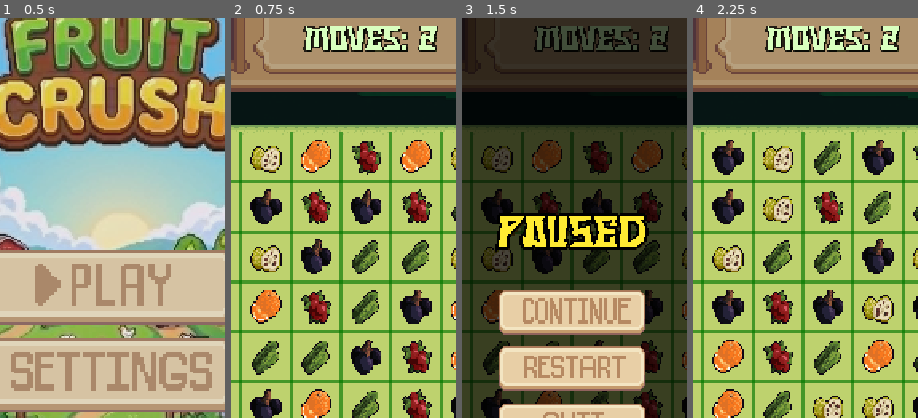
Above: before the commit, frames 1-4 (left to right).
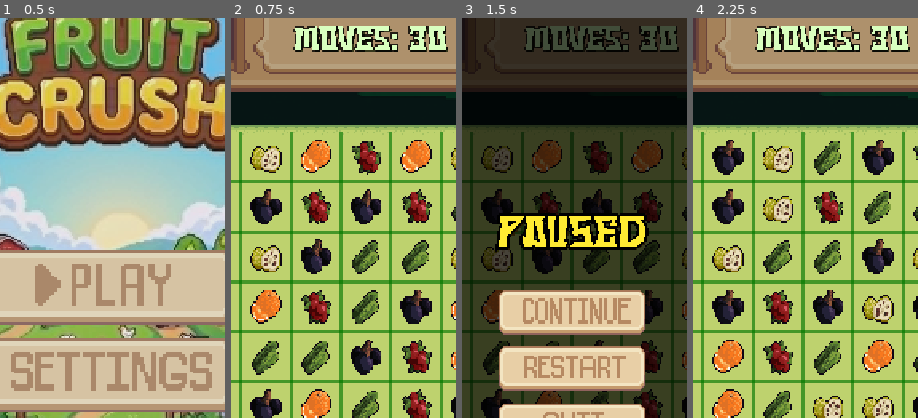
Above: after the commit, the same moments.

Repository: danieljuan6278/Fruit
Game: Godot game, scene res://scene/main_menu.tscn
Same seed, same stepped clock (60 frames per second), same inputs: the game is played once before the commit and once after it.
Inputs (mouse positions are % of the whole screen's width and height, from its top left):
- Up to frame 1 (0.5 s): no input
- Up to frame 2 (0.75 s): click (50, 44) at 0.5 s
- Up to frame 3 (1.5 s): click (92, 5) at 1.25 s
- Up to frame 4 (2.25 s): click (50, 54) at 2 s
The pictures show only the part of the screen within x 26-76%, y 10-60%; the shares and areas given below are measured in that part.

Frame 1 is identical in both runs. In frame 2, 2.7% of the frame differs, in the area x 27-97%, y 2-9%; in frame 3, 2.5%; in frame 4, 2.7%.

Commit message:
bring front combo

Diff:
--- a/scene/game.tscn
+++ b/scene/game.tscn
@@ -127,6 +127,9 @@
 horizontal_alignment = 1
 vertical_alignment = 1
 
+[node name="combo_layer" type="CanvasLayer" parent="." unique_id=987654321]
+layer = 10
+
 [node name="UIManager" type="Node" parent="." unique_id=933798985 node_paths=PackedStringArray("score_label", "rank_label", "moves_label", "progress_bar")]
 script = ExtResource("1_jd5gt")
 score_label = NodePath("../score_label/ScoreContainer/TextureRect/Label")
--- a/script/game.gd
+++ b/script/game.gd
@@ -29,6 +29,7 @@
 @export_group("")
 
 var game_state: GameState
+var combo_layer: CanvasLayer
 var fruits = ["black", "red", "green", "yellow", "orange"]
 var all_pieces = []
 var combo_positions: Array = []  # Track positions of destroyed pieces for combo display
@@ -58,6 +59,8 @@
 		AudioManager.play_game_over()
 		pause_menu.show_game_over()
 	)
+
+	combo_layer = get_node("combo_layer")
 
 	all_pieces = make_2d_array()
 	draw_grid_lines()
@@ -237,8 +240,17 @@
 				combo_start_scale,
 				combo_explosion_scale
 			)
-			add_child(combo_display)
-			combo_display.show_combo_at(avg_pos, game_state.match_count)
+			if combo_layer:
+				combo_layer.add_child(combo_display)
+			else:
+				add_child(combo_display)
+
+			# Convert world position to screen position for the CanvasLayer
+			var display_pos = avg_pos
+			if combo_layer:
+				display_pos = get_viewport().get_canvas_transform() * avg_pos
+
+			combo_display.show_combo_at(display_pos, game_state.match_count)
 		calculate_score(destroyed_count)
 
 	await get_tree().create_timer(0.2).timeout
--- a/script/game_state.gd
+++ b/script/game_state.gd
@@ -5,7 +5,7 @@
 var current_phase: int = 0
 var phases: Array = ["C", "B", "A", "S", "S+"]
 var phase_targets: Array = [1200, 2400, 3600, 4800, 0]  # Total score ceilings; 0 for unlimited in S+
-var phase_moves: Array = [2, 25, 20, 15, 10]
+var phase_moves: Array = [30, 25, 20, 15, 10]
 
 # Score and moves tracking
 var moves_left: int = 30
